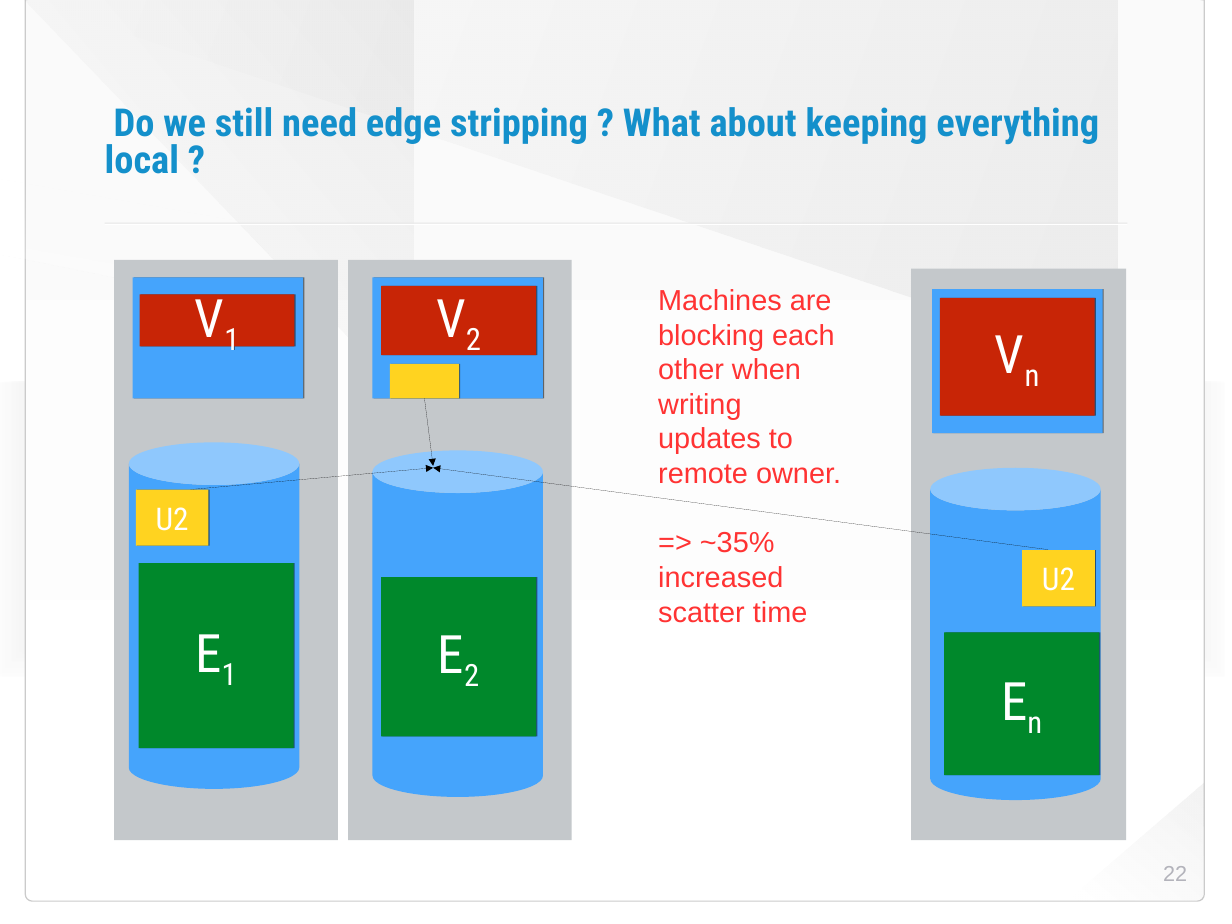
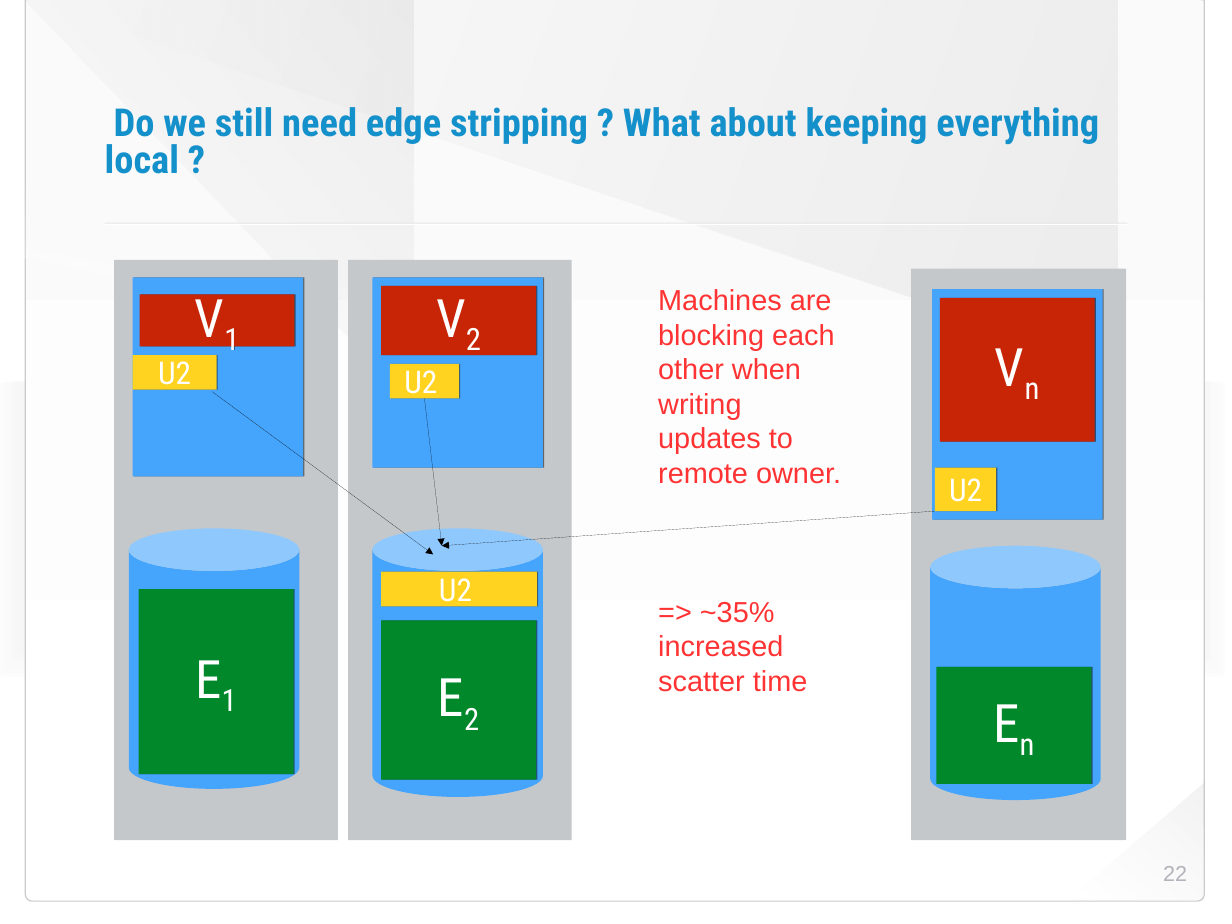
Before and after one commit to HaprianVlad/chaos, a slide deck: slide 22 of presentation.odp. Drawn at 1232x924 pixels with LibreOffice and Linux fonts; fonts in the diff are those of the drawing; background and template pictures are left out. Boxes give left, top, right and bottom in pixels: in the first picture for what was removed or moved away, otherwise in the second. Text is boxed around its words. In the diff, an @@ line names an element or a change of style, - is before the commit and + after.

```diff
--- a/presentation.odp
+++ b/presentation.odp
@@ rectangle: place and size @@
-rectangle at (133,277,303,399)
+rectangle at (133,277,303,477)
@@ rectangle: place and size @@
-rectangle at (373,277,543,399)
+rectangle at (373,277,543,468)
@@ text "Machines are blocking each other ..." rewrapped from (658,289,841,623) to (658,289,841,692) @@
@@ rectangle: place and size @@
-rectangle at (932,289,1103,433)
+rectangle at (932,289,1103,520)
@@ rectangle "Vn": place and size @@
-rectangle "Vn" at (940,298,1095,416)
+rectangle "Vn" at (940,298,1095,442)
@@ rectangle "U2": place and size @@
-rectangle "U2" at (136,490,209,546)
+rectangle "U2" at (133,355,217,390)
@@ text in rectangle at (404,370,437,401): text added @@
+U2
@@ arrow moved from (191, 490) - (433, 468) to (212, 392) - (433, 554) @@
@@ arrow moved from (425, 399) - (433, 466) to (425, 399) - (442, 546) @@
@@ rectangle "U2": place and size @@
-rectangle "U2" at (1022,550,1095,606)
+rectangle "U2" at (935,468,996,511)
@@ cylinder: place and size @@
-cylinder at (129,443,300,789)
+cylinder at (129,528,300,789)
@@ cylinder: place and size @@
-cylinder at (373,451,543,797)
+cylinder at (373,528,543,797)
@@ arrow moved from (1048, 549) - (433, 468) to (935, 511) - (442, 546) @@
@@ cylinder: place and size @@
-cylinder at (930,468,1101,801)
+cylinder at (930,546,1101,801)
@@ rectangle "E1": place and size @@
-rectangle "E1" at (139,563,294,749)
+rectangle "E1" at (139,589,294,775)
@@ rectangle added at (381,572,537,606), fill #FFD320, 26 pt, text #FFFFFF @@
+U2
@@ rectangle "E2": place and size @@
-rectangle "E2" at (381,577,536,736)
+rectangle "E2" at (381,620,536,780)
@@ rectangle "En": place and size @@
-rectangle "En" at (944,632,1099,775)
+rectangle "En" at (937,667,1092,784)
```
Also in this commit, not shown: 2 other slides changed, 2 slides added, 1 other file.
